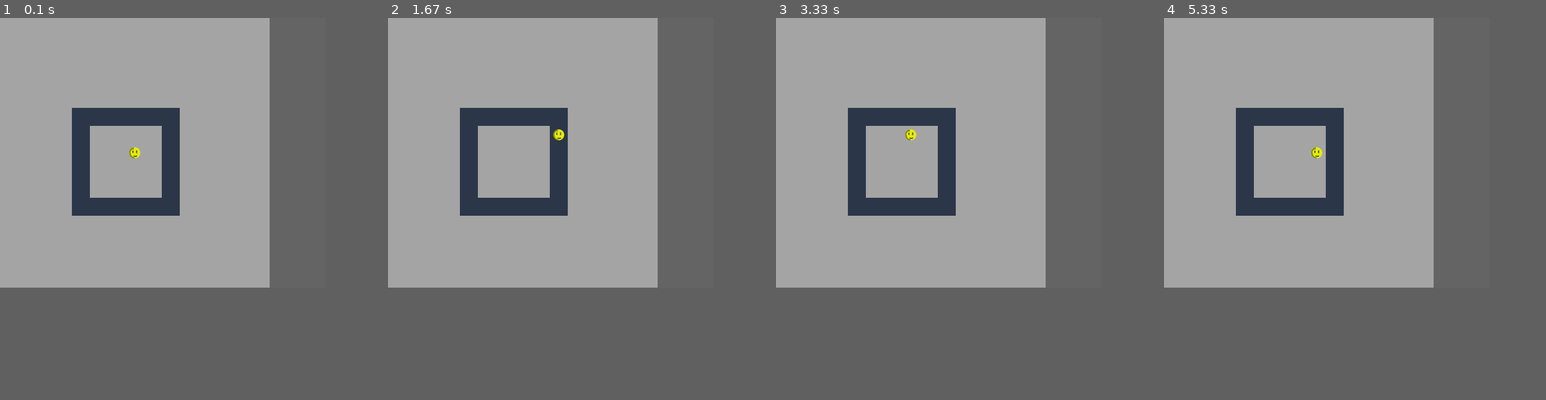
Above: before the commit, frames 1-4 (left to right).
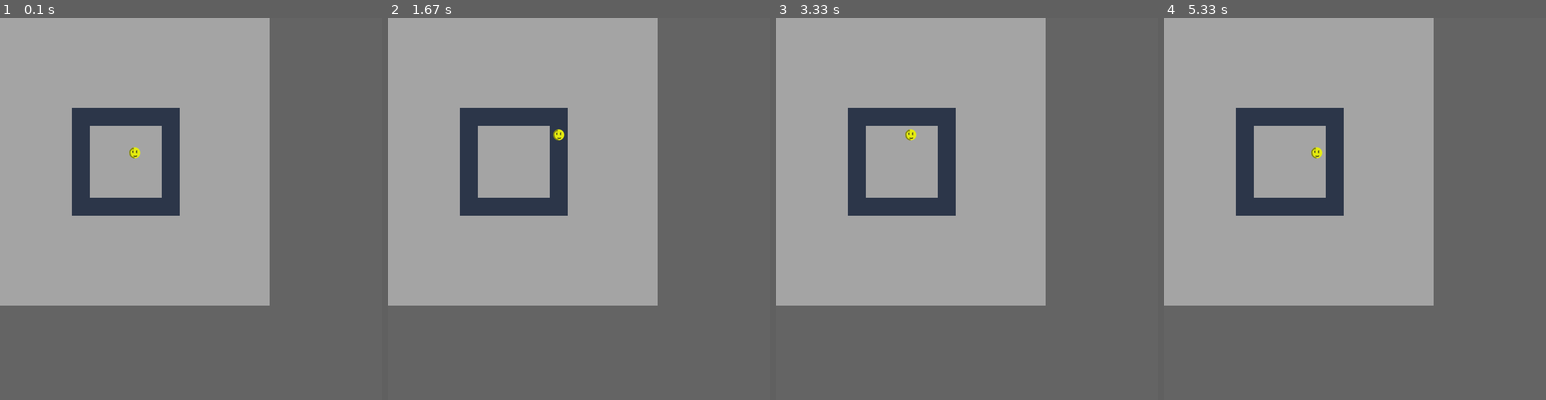
Above: after the commit, the same moments.

Repository: gmclapp/Personal_library
Game: pygame game, started from Game/main.py
The game is run twice, just before and just after one commit, with the same random seed, the same clock (stepped at 60 frames per second) and the same inputs.
Inputs:
- Up to frame 1 (0.1 s): no input
- Up to frame 2 (1.67 s): hold D 0.33-0.8 s; hold W 0.88-1.18 s; hold D from 1.22 s (still down)
- Up to frame 3 (3.33 s): release D at 1.68 s; hold A 1.72-2.25 s; hold S 2.28-2.58 s; hold A 2.62-3.02 s; hold W from 3.05 s (still down)
- Up to frame 4 (5.33 s): release W at 3.42 s; hold D 3.45-4.08 s; hold S 4.12-4.48 s; hold A 4.52-4.98 s; hold D from 5.02 s (still down)
In our replay, the window is 580x480 before the commit and 680x680 after it. These sizes can differ from the game's own. Grey fills any space a smaller window leaves; there, only what the larger window draws over its background counts as a difference.

The runs differ from the first frame. In frame 1, 3.3% of the frame differs, in the area x 0-71%, y 70-76%; in frame 2, 3.3%; in frame 3, 3.3%; in frame 4, 3.3%.

Commit message:
Add space for GUI
- Add space for GUI

Diff:
--- a/Game/constants.py
+++ b/Game/constants.py
@@ -13,8 +13,8 @@
 SCENE_HEIGHT = SCENE_HEIGHT_TILES * RES
 
 # Game sizes
-GAME_WIDTH = SCENE_WIDTH + 100
-GAME_HEIGHT = SCENE_HEIGHT
+GAME_WIDTH = SCENE_WIDTH + 200
+GAME_HEIGHT = SCENE_HEIGHT + 200
 
 # Color definitions
 COLOR_BLACK = (0,0,0)
